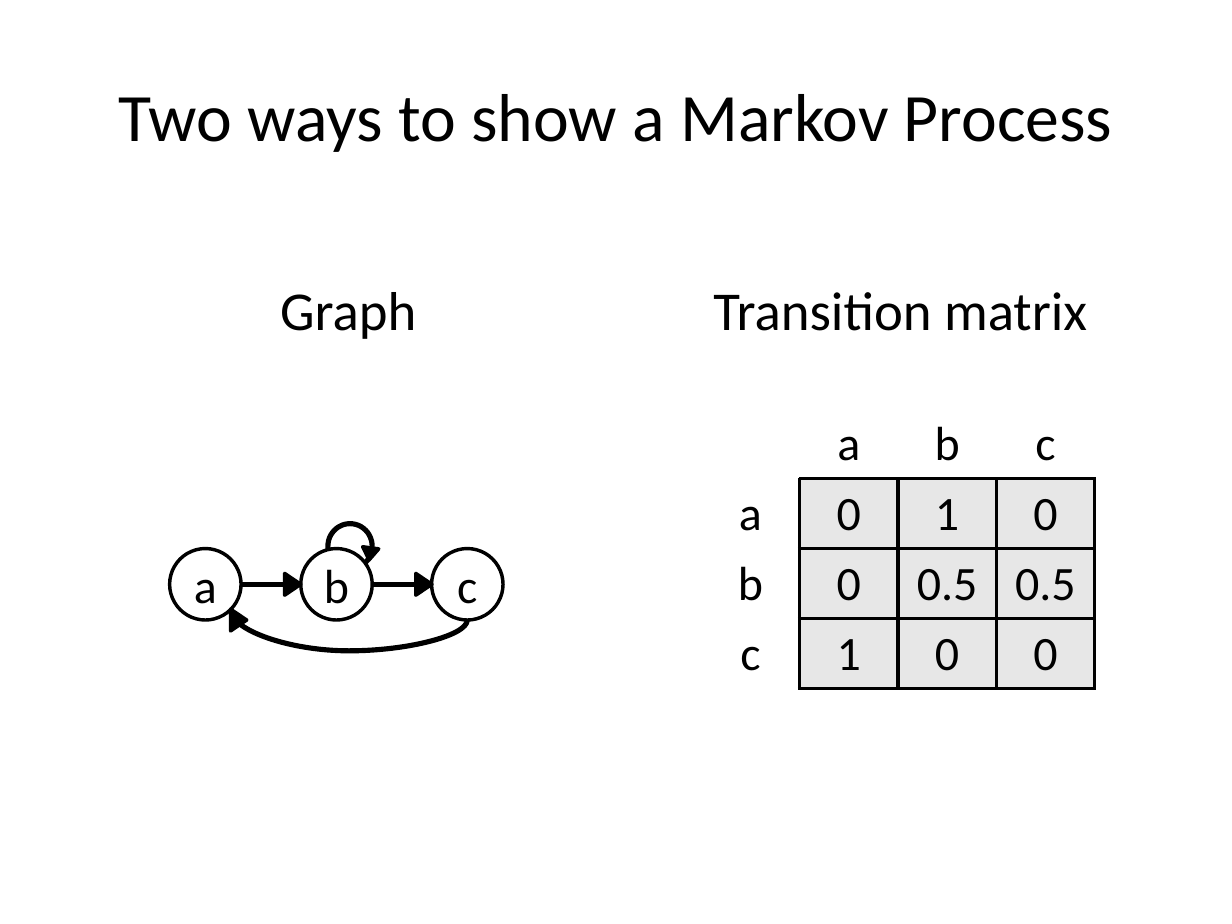
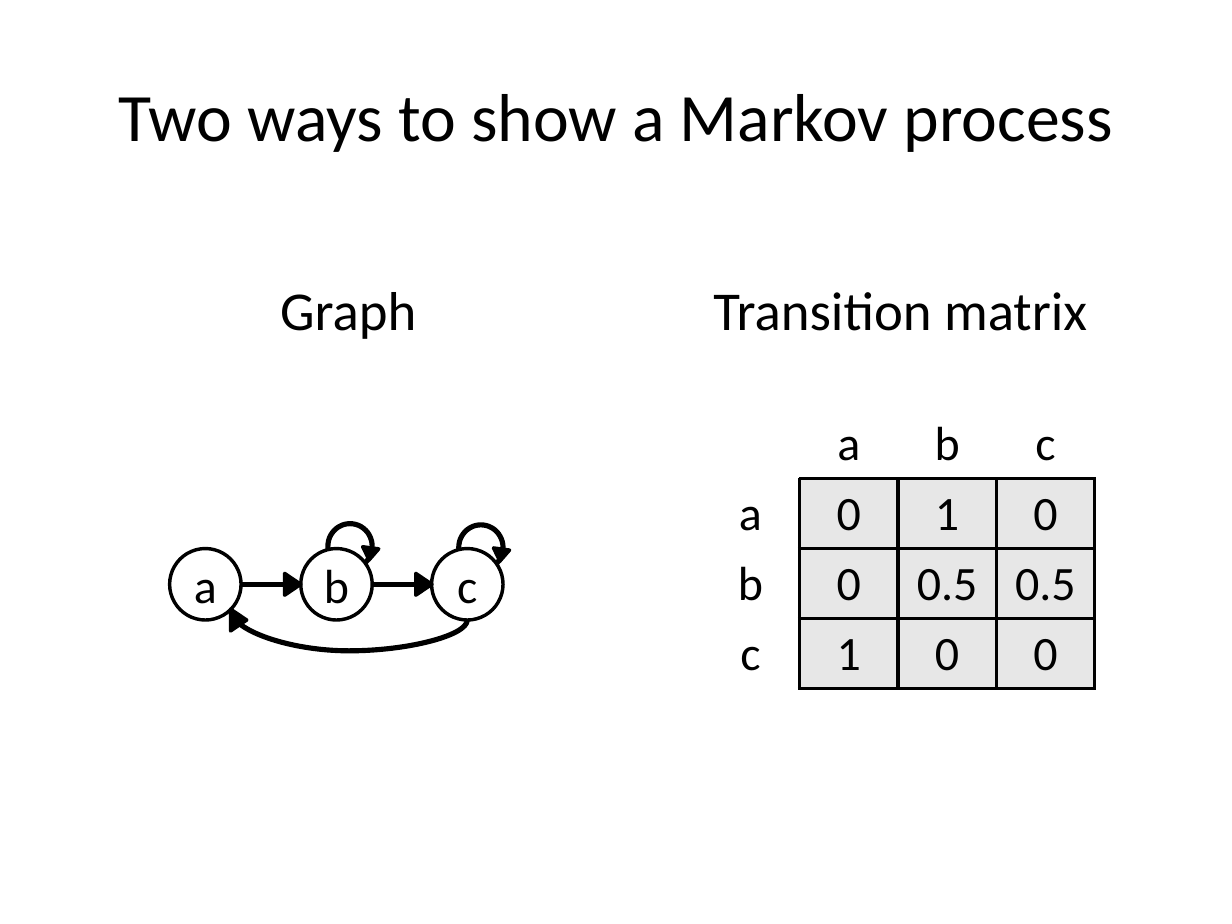
Before and after one commit to gbrookshire/markov_sequencer, a slide deck: slide 3 of MarkovProcess_slides.pptx (slide 4 before the commit). Drawn at 1232x924 pixels with LibreOffice and Linux fonts; fonts in the diff are those of the drawing. Boxes give left, top, right and bottom in pixels: in the first picture for what was removed or moved away, otherwise in the second. Text is boxed around its words. In the diff, an @@ line names an element or a change of style, - is before the commit and + after.

Commit message:
Markov seq update

```diff
--- a/MarkovProcess_slides.pptx
+++ b/MarkovProcess_slides.pptx
@@ title at <box>118,94,1113,152</box>: text changed @@
-Two ways to show a Markov Process
+Two ways to show a Markov process
@@ ellipse added at <box>458,525,503,570</box>, fill #FFFFFF, outline #000000 3 pt @@
@@ triangle added at <box>492,548,510,563</box>, fill #000000, outline #000000 2 pt @@
```
Also in this commit, not shown: 2 slides added, 3 slides removed, 2 other files.
